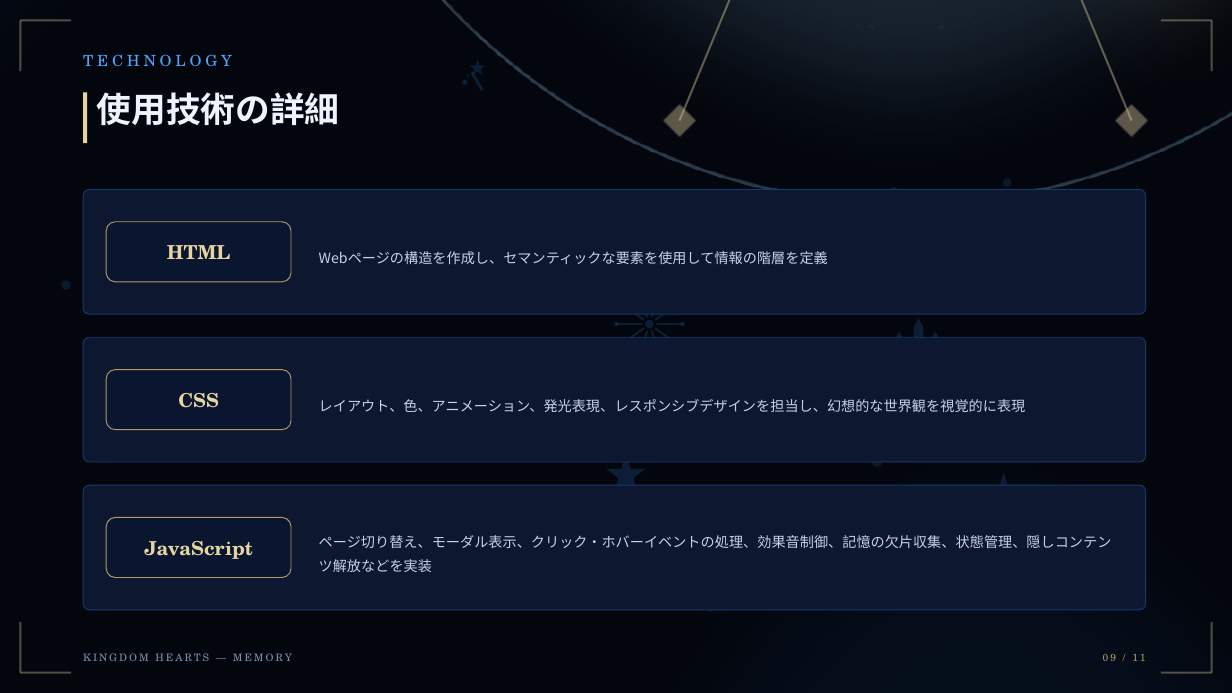
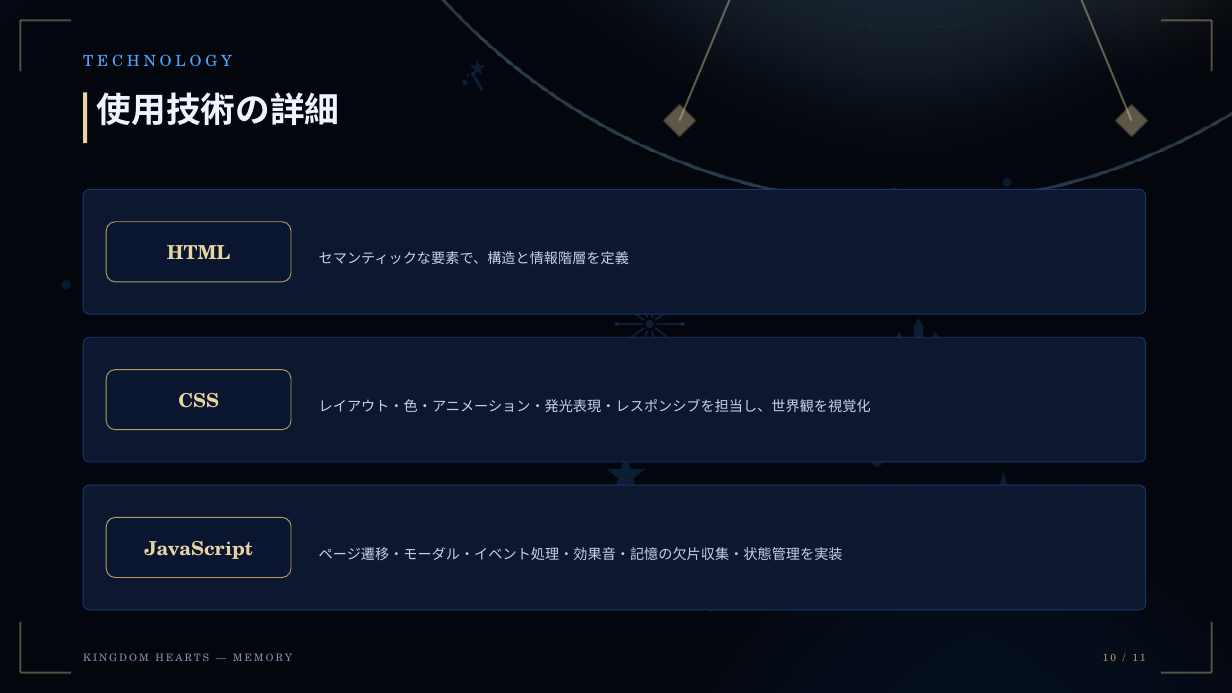
Before and after one commit to LXirgil/kh_mem, a slide deck: slide 10 of KINGDOM HEARTS — MEMORY_企画書.pptx (slide 9 before the commit). Drawn at 1232x693 pixels with LibreOffice and Linux fonts; fonts in the diff are those of the drawing. Boxes give left, top, right and bottom in pixels: in the first picture for what was removed or moved away, otherwise in the second. Text is boxed around its words. In the diff, an @@ line names an element or a change of style, - is before the commit and + after.

```diff
--- a/KINGDOM HEARTS — MEMORY_企画書.pptx
+++ b/KINGDOM HEARTS — MEMORY_企画書.pptx
@@ text at <box>319,251,629,264</box>: text changed @@
-Webページの構造を作成し、セマンティックな要素を使用して情報の階層を定義
+セマンティックな要素で、構造と情報階層を定義
@@ text at <box>319,399,871,412</box>: text changed @@
-レイアウト、色、アニメーション、発光表現、レスポンシブデザインを担当し、幻想的な世界観を視覚的に表現
+レイアウト・色・アニメーション・発光表現・レスポンシブを担当し、世界観を視覚化
@@ text at <box>319,547,843,560</box>: text changed @@
-ページ切り替え、モーダル表示、クリック・ホバーイベントの処理、効果音制御、記憶の欠片収集、状態管理、隠しコンテンツ解放などを実装
+ページ遷移・モーダル・イベント処理・効果音・記憶の欠片収集・状態管理を実装
@@ text at <box>1103,654,1145,661</box>: text changed @@
-09 / 11
+10 / 11
```
Also in this commit, not shown: 9 other slides changed, 1 slide added, 1 slide removed.
